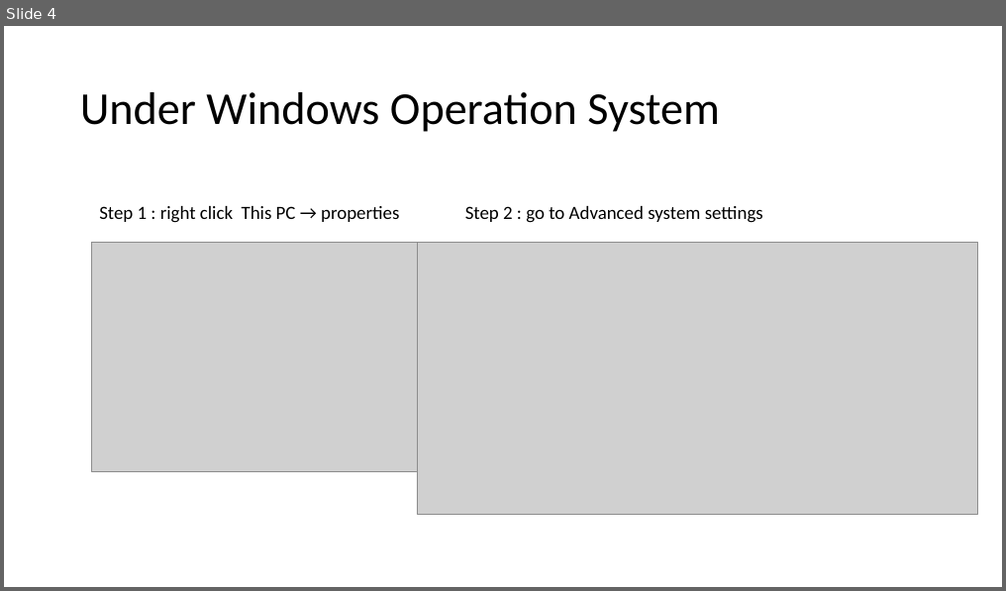
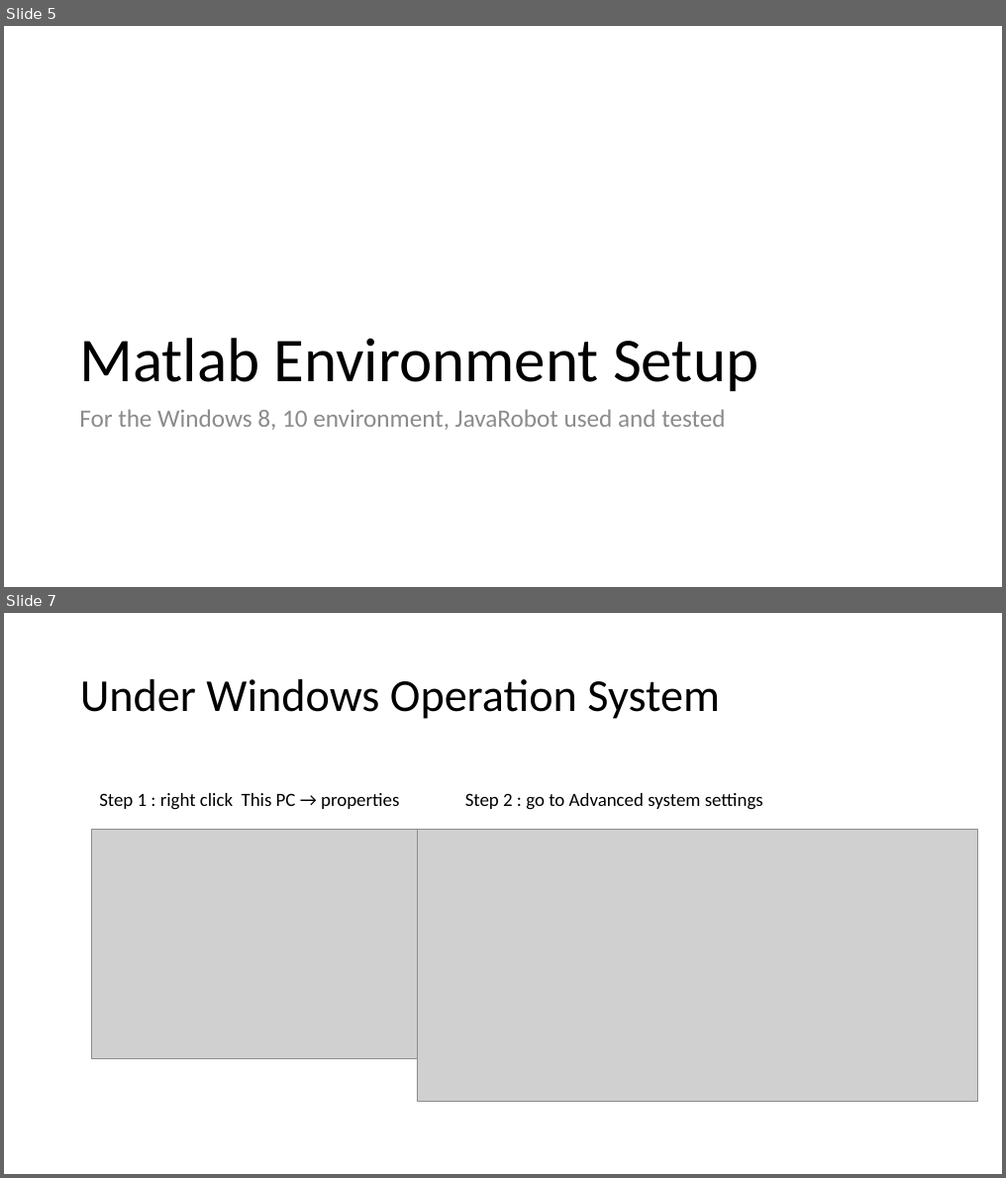
Before and after one commit to Cosas1008/JavaRobot, a slide deck: Matlab Setup.pptx. Shown one above the other, each under a label of ours: slide 4 before the commit, slides 5 and 7 after it; the slides between them are not shown. The pictures are 1006x591 and 1006x1178 pixels, drawn with LibreOffice and Linux fonts; fonts in the diff are those of the drawing; grey boxes stand for pictures. Boxes give left, top, right and bottom in pixels: in the first picture for what was removed or moved away, otherwise in the second. Text is boxed around its words. In the diff, an @@ line names an element or a change of style, - is before the commit and + after.

Commit message:
Update Setup ppt

```diff
--- a/Matlab Setup.pptx
+++ b/Matlab Setup.pptx
@@ slide 5 added at [4, 26, 1002, 587], background #FFFFFF @@
@@ title added at [79, 338, 758, 391], 60 pt, text #000000 @@
+Matlab Environment Setup
@@ text added at [79, 409, 725, 430], 24 pt, text #8C8C8C @@
+For the Windows 8, 10 environment, JavaRobot used and tested
@@ what was slide 4 is now slide 7 @@
```
Also in this commit, not shown: 4 slides changed, 2 other slides added, 1 other file.
